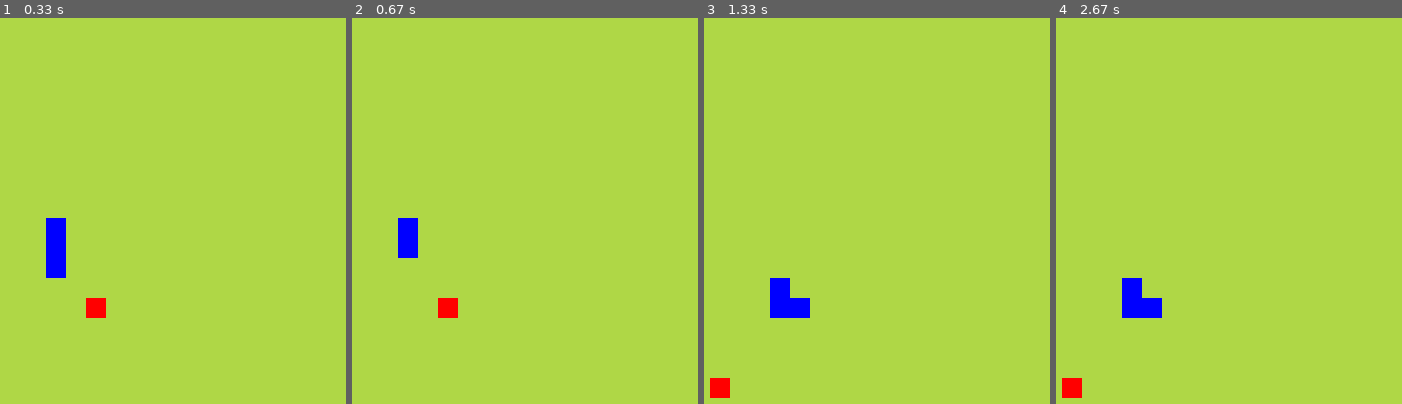
Above: before the commit, frames 1-4 (left to right).
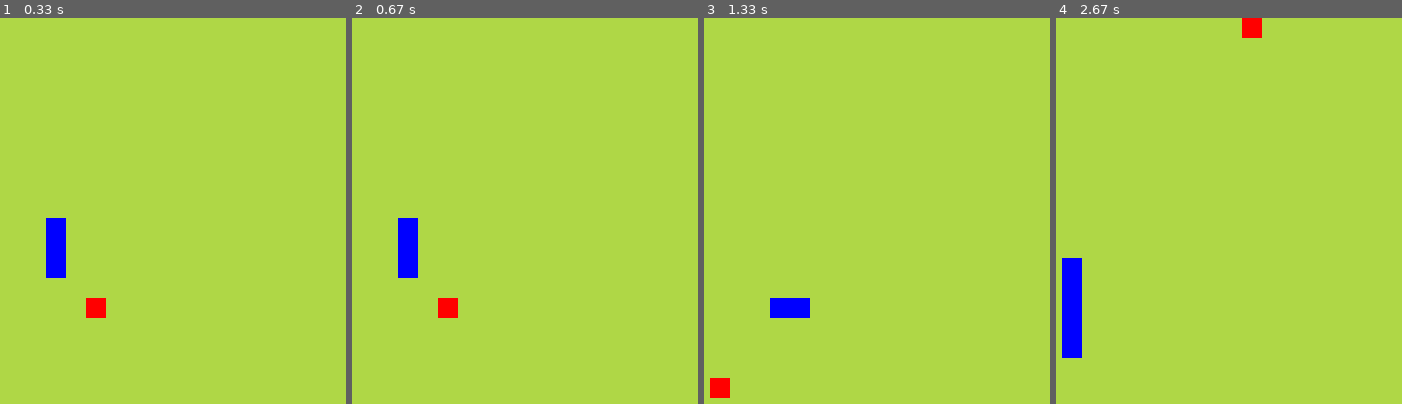
Above: after the commit, the same moments.

Repository: jjelarmo/Automated-snake-using-A-star-algorithm
Game: pygame game, started from snake_pygame.py
The game is run twice, just before and just after one commit, with the same random seed, the same clock (stepped at 60 frames per second) and the same inputs.
Inputs:
- Up to frame 1 (0.33 s): no input
- Up to frame 2 (0.67 s): tap Space at 0.33 s
- Up to frame 3 (1.33 s): no input
- Up to frame 4 (2.67 s): no input

Frame 1 is identical in both runs. In frame 2, 0.3% of the frame differs, in the area x 13-20%, y 62-68%; in frame 3, 0.3%; in frame 4, 3.0%, in the area x 1-60%, y 0-99%.

Commit message:
Improve logic on main loop

Diff:
--- a/snake_pygame.py
+++ b/snake_pygame.py
@@ -58,7 +58,6 @@
     def is_empty(self):
         return len(self.data)==0
 
-
 class Heap(object):
 
     def __init__(self):
@@ -162,7 +161,7 @@
     def move_snake_current(self):
         body_copy = self.body[:-1]
 
-        new_field = BOX(self.body[-1].coordinates.x , self.body[-1].coordinates.y)
+        new_field = Node(self.body[-1].coordinates.x , self.body[-1].coordinates.y)
         new_field.draw_box()
 
         new_part_coordinates = self.body[0].coordinates + self.direction
@@ -221,8 +220,9 @@
     head=game.snake.body[0]
     destination = game.fruit.position
 
-    print("head: " + str(head))
-    print("destination: " + str(destination))
+
+    #print("head: " + str(head))
+    #print("destination: " + str(destination))
     closed_list = []
     open_list = Heap()
 
@@ -235,7 +235,8 @@
     while(current_node != destination):
         #print(current_node)
         found_nodes = [x for x in current_node.find_neighbors(grid) if x.status != "found"]
-        for node in found_nodes:
+        possible_nodes = [x for x in found_nodes if x.status != "snake"]
+        for node in possible_nodes:
             node.status = "found"
             node.gn = step
             node.calculate_hn(destination)
@@ -263,7 +264,7 @@
 clock = pygame.time.Clock()
 
 SCREEN_UPDATE = pygame.USEREVENT
-pygame.time.set_timer(SCREEN_UPDATE,150)
+pygame.time.set_timer(SCREEN_UPDATE,10)
 
 grid = [[0,0,0,0,0,0,0,0,0,0,0,0,0,0,0,0,0,0,0,0],
         [0,0,0,0,0,0,0,0,0,0,0,0,0,0,0,0,0,0,0,0],
@@ -319,7 +320,6 @@
     print(s.pop())
 
 '''
-
 while True:
     for event in pygame.event.get():
         if event.type == pygame.QUIT:
@@ -328,20 +328,33 @@
         if event.type == pygame.KEYDOWN:
             if main_game.update == 'stop' and event.key== pygame.K_SPACE:
                 main_game.update = 'play'
+
         if event.type == SCREEN_UPDATE and main_game.update == 'play':
             while (not s.is_empty()):
                 new_direction=s.pop().coordinates - main_game.snake.body[0].coordinates
                 main_game.update_new(new_direction)
-                print(main_game.snake.body[0])
+                #print(main_game.snake.body[0])
                 #main_game.collision(cell_number)
 
                 main_game.draw_elements()
                 pygame.time.wait(100)
                 pygame.display.update()
+                main_game.update = 'success'
+
+        if main_game.update == 'success':
+            for x in range(cell_number):
+                for y in range(cell_number):
+                    grid[x][y] = Node(x,y)
+                    grid[x][y].draw_box()
+
+            main_game.draw_elements()
+            s=search_path(grid, main_game)
+            main_game.update = 'play'
+            pygame.display.update()
+
             #if main_game.snake.movement == "eating":
             #   pygame.quit()
             #   sys.exit()
-
 
             #if main_game.update == 'play' and event.key == pygame.K_UP:
             #   main_game.update_new(Vector2(0,-1))
